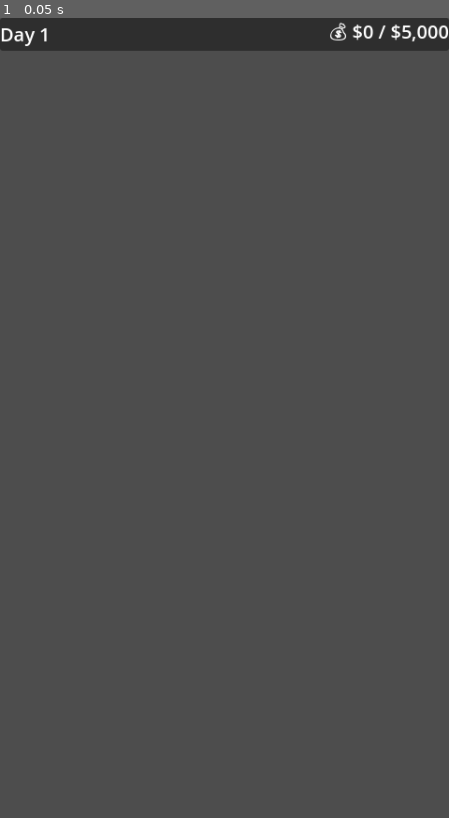
Above: before the commit, frame 1.
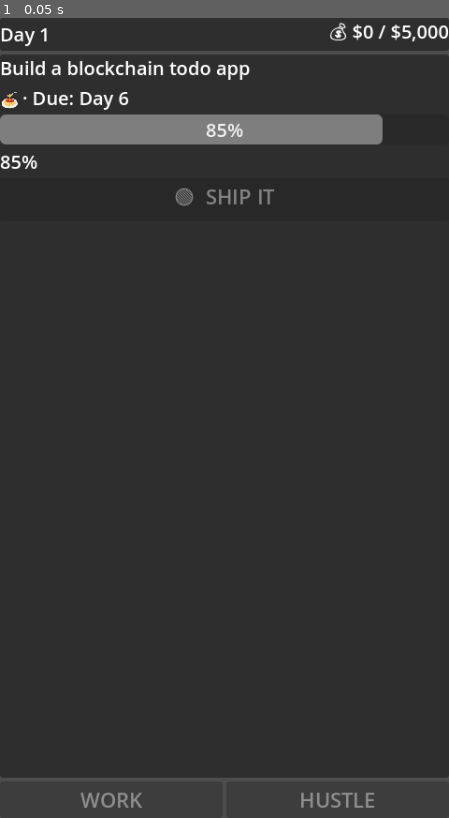
Above: after the commit, the same moment.

Repository: lmchoi/game-code-monkey-code
Game: Godot game, scene res://scenes/game_ui.tscn
Two runs of this game, one before a commit and one after it. Both use one fixed random seed, a clock stepped at 60 frames per second and the inputs below.
Inputs:
- Up to frame 1 (0.05 s): no input

The runs differ from the first frame. In frame 1, 90% of the frame differs, in the area x 0-100%, y 4-99%.

Commit message:
Add task card and action buttons — Step 3
Full game layout visible with hardcoded data. TaskCard fills the middle
with title, meta row, progress bar, and disabled SHIP IT. WORK and HUSTLE
sit at the bottom, also disabled. No logic yet.

Co-Authored-By: Claude Sonnet 4.6 <noreply@anthropic.com>

Diff:
--- a/scenes/game_ui.tscn
+++ b/scenes/game_ui.tscn
@@ -7,20 +7,68 @@
 anchor_bottom = 1.0
 theme = ExtResource("1_theme")
 
-[node name="TopBar" type="PanelContainer" parent="."]
-anchor_right = 1.0
-
-[node name="HBoxContainer" type="HBoxContainer" parent="TopBar"]
+[node name="MainLayout" type="VBoxContainer" parent="."]
 anchor_right = 1.0
 anchor_bottom = 1.0
 
-[node name="DayLabel" type="Label" parent="TopBar/HBoxContainer"]
+[node name="TopBar" type="PanelContainer" parent="MainLayout"]
+
+[node name="HBoxContainer" type="HBoxContainer" parent="MainLayout/TopBar"]
+anchor_right = 1.0
+anchor_bottom = 1.0
+
+[node name="DayLabel" type="Label" parent="MainLayout/TopBar/HBoxContainer"]
 text = "Day 1"
 theme_type_variation = "TopBarLabel"
 
-[node name="MoneyLabel" type="Label" parent="TopBar/HBoxContainer"]
+[node name="MoneyLabel" type="Label" parent="MainLayout/TopBar/HBoxContainer"]
 layout_mode = 2
 size_flags_horizontal = 3
 text = "💰 $0 / $5,000"
 horizontal_alignment = 2
 theme_type_variation = "TopBarLabel"
+
+[node name="TaskCard" type="PanelContainer" parent="MainLayout"]
+size_flags_vertical = 3
+
+[node name="CardContent" type="VBoxContainer" parent="MainLayout/TaskCard"]
+anchor_right = 1.0
+anchor_bottom = 1.0
+
+[node name="TaskTitleLabel" type="Label" parent="MainLayout/TaskCard/CardContent"]
+text = "Build a blockchain todo app"
+theme_type_variation = "TaskTitleLabel"
+
+[node name="MetaRow" type="HBoxContainer" parent="MainLayout/TaskCard/CardContent"]
+
+[node name="ComplexityLabel" type="Label" parent="MainLayout/TaskCard/CardContent/MetaRow"]
+text = "🍝"
+
+[node name="DeadlineLabel" type="Label" parent="MainLayout/TaskCard/CardContent/MetaRow"]
+text = "· Due: Day 6"
+theme_type_variation = "MetricLabel"
+
+[node name="TaskProgressBar" type="ProgressBar" parent="MainLayout/TaskCard/CardContent"]
+value = 85.0
+
+[node name="ProgressLabel" type="Label" parent="MainLayout/TaskCard/CardContent"]
+text = "85%"
+theme_type_variation = "MetricLabel"
+
+[node name="ShipButton" type="Button" parent="MainLayout/TaskCard/CardContent"]
+text = "🟢  SHIP IT"
+disabled = true
+
+[node name="ActionButtons" type="HBoxContainer" parent="MainLayout"]
+
+[node name="WorkButton" type="Button" parent="MainLayout/ActionButtons"]
+layout_mode = 2
+size_flags_horizontal = 3
+text = "WORK"
+disabled = true
+
+[node name="HustleButton" type="Button" parent="MainLayout/ActionButtons"]
+layout_mode = 2
+size_flags_horizontal = 3
+text = "HUSTLE"
+disabled = true
Not shown, changed: docs/plans/steps.md
